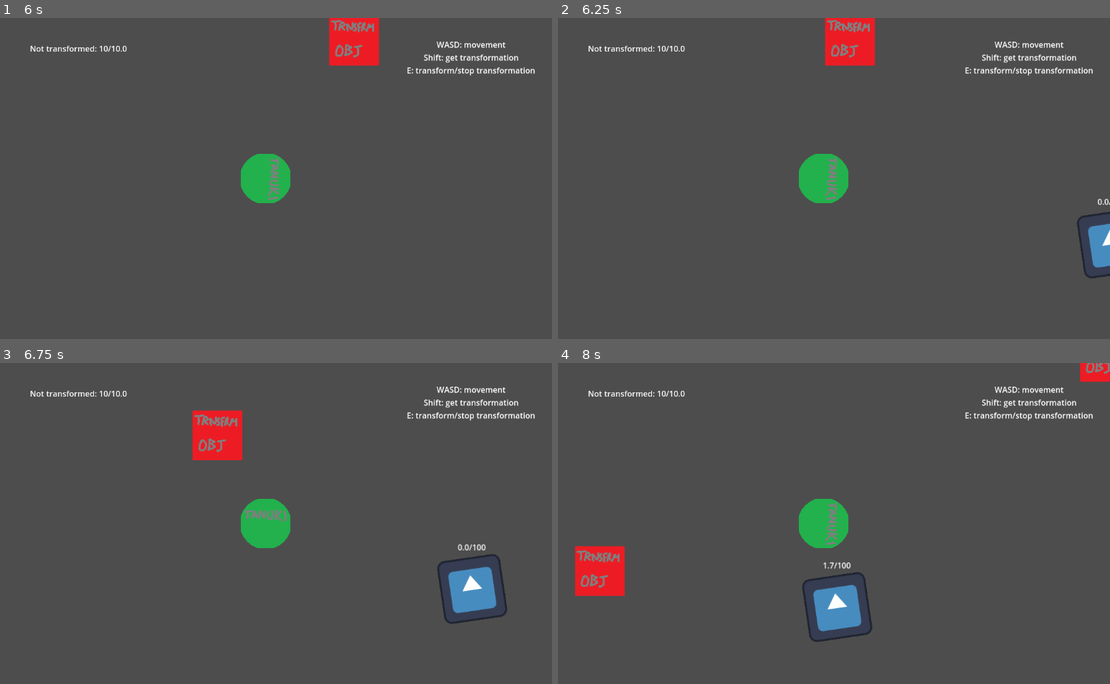
Above: before the commit, frames 1-4 (two rows, left to right).
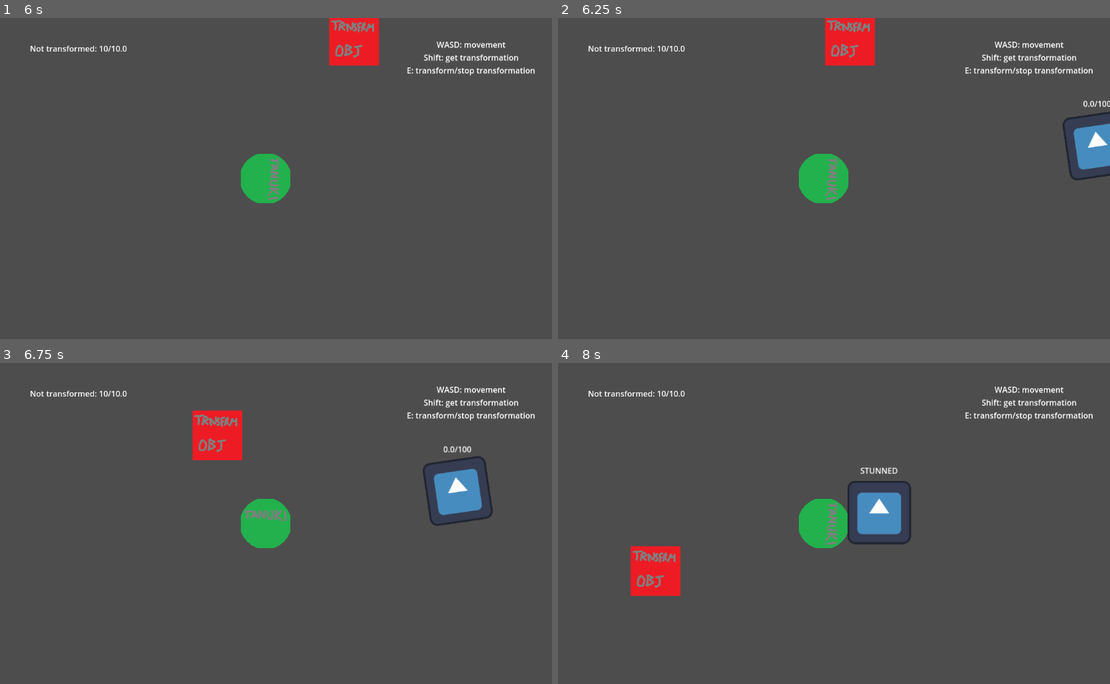
Above: after the commit, the same moments.

Repository: FinalExa/Tanuki
Game: Godot game, scene res://_Scenes/TestLevel.tscn
Two runs of this game, one before a commit and one after it. Both use one fixed random seed, a clock stepped at 60 frames per second and the inputs below. This scene is started directly instead of the project's main scene. The engine's default icon, where the game draws it, is replaced by a stand-in: a white triangle on a blue panel in a dark square.
Inputs (mouse positions are in pixels of both pictures, inside the frame that each line leads up to):
- Up to frame 1 (6 s): tap Enter at 0.5, 5.75 s; move the mouse to (391, 162) at 0.52 s; hold D (right) 0.53-1.28 s; click (391, 162) at 0.6 s; move the mouse to (149, 194) at 1.27 s; hold S (down) 1.28-2.03 s; tap Shift (interact) at 1.35, 3.6, 5.85 s; tap Space at 2 s; move the mouse to (320, 107) at 2.02 s; hold D (right) 2.03-2.78 s; tap E (transformation) at 2.1, 4.35 s; move the mouse to (237, 242) at 2.77 s; hold W (up) 2.78-3.53 s; click (237, 242) at 2.85 s; move the mouse to (436, 226) at 3.52 s; hold A (left) 3.53-5.03 s; move the mouse to (93, 130) at 4.27 s; move the mouse to (292, 178) at 5.02 s; hold S (down) 5.03-5.78 s; click (292, 178) at 5.1 s; move the mouse to (182, 98) at 5.77 s; hold D (right) from 5.78 s (still down)
- Up to frame 2 (6.25 s): keep holding D (right)
- Up to frame 3 (6.75 s): move the mouse to (391, 507) at 6.52 s; release D (right) at 6.53 s; hold W (up) from 6.53 s (still down); tap E (transformation) at 6.6 s
- Up to frame 4 (8 s): move the mouse to (707, 539) at 7.27 s; release W (up) at 7.28 s; hold D (right) from 7.28 s (still down); click (707, 539) at 7.35 s

Frame 1 is identical in both runs. In frame 2, 1.7% of the frame differs, in the area x 91-100%, y 25-82%; in frame 3, 2.8%; in frame 4, 6.0%, in the area x 2-100%, y 0-87%.

Commit message:
Patrol bug fix part 2

Diff:
--- a/Enemies/Scripts/GuardPatrol.gd
+++ b/Enemies/Scripts/GuardPatrol.gd
@@ -96,7 +96,7 @@
 	set_current_patrol_routine()
 
 func resume_patrol():
-	set_new_index(-1, guardController.patrolActions.size())
+	patrolIndex = set_new_index(-1, guardController.patrolActions.size())
 	guardController.isInPatrol = true
 	patrolStopped = false
 	guardMovement.reset_movement_speed()
